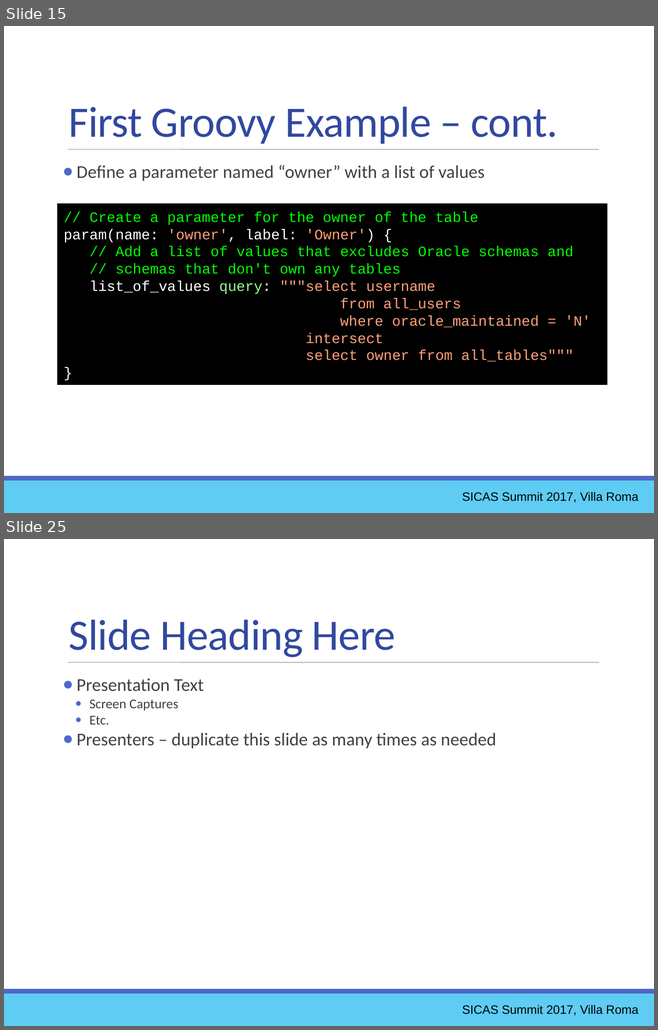
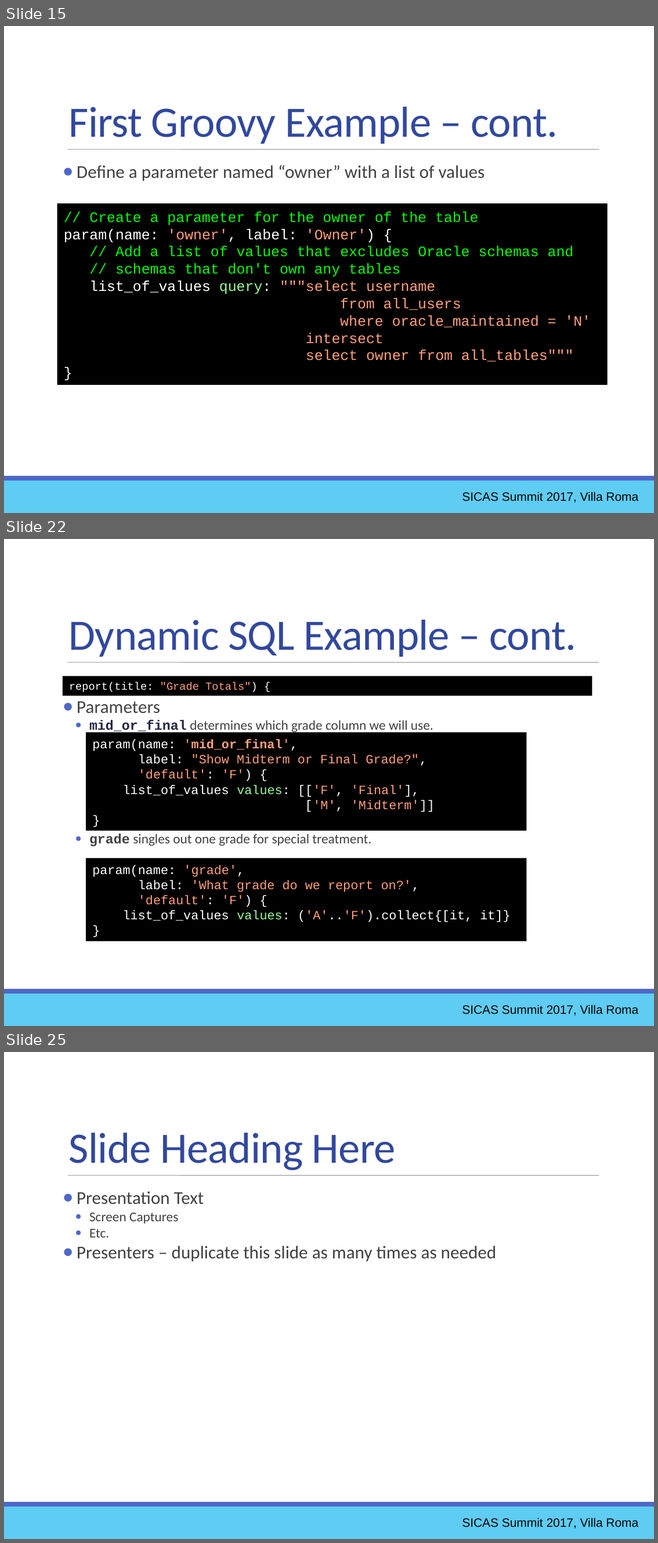
Before and after one commit to ewcole/simple_report, a slide deck: docs/SICAS_2017/Cole_Drop-In Reporting with Groovy.pptx. Shown one above the other, each under a label of ours: slides 15 and 25 before the commit, slides 15, 22 and 25 after it; the slides between them are not shown. The pictures are 658x1030 and 658x1543 pixels, drawn with LibreOffice and Linux fonts; fonts in the diff are those of the drawing. Boxes give left, top, right and bottom in pixels: in the first picture for what was removed or moved away, otherwise in the second. Text is boxed around its words. In the diff, an @@ line names an element or a change of style, - is before the commit and + after.

Commit message:
Complete Groovy SQL and dynamic SQL examples

```diff
--- a/docs/SICAS_2017/Cole_Drop-In Reporting with Groovy.pptx
+++ b/docs/SICAS_2017/Cole_Drop-In Reporting with Groovy.pptx
@@ slide 22 added at [4,539,654,1026], background #FFFFFF; not listed: 3 template elements that a slide beside it also shows @@
@@ text added at [69,620,576,657], 48 pt, text #31489F @@
+Dynamic SQL Example – cont.
@@ rectangle added at [63,676,592,696], fill #000000, 12 pt, text #FFFFFF @@
+report(title: "Grade Totals") {
@@ text added at [76,701,433,846], 15 pt, text #404040 @@
+● Parameters
+      ● mid_or_final determines which grade column we will use.
+      ● grade singles out one grade for special treatment.
@@ rectangle added at [86,733,526,831], fill #000000, 14 pt, text #FFA07A @@
+param(name: 'mid_or_final',
+label: "Show Midterm or Final Grade?",
+'default': 'F') {
+list_of_values values: [['F', 'Final'],
+['M', 'Midterm']]
+}
@@ rectangle added at [86,858,526,941], fill #000000, 14 pt, text #FFFFFF @@
+param(name: 'grade',
+label: 'What grade do we report on?',
+'default': 'F') {
+list_of_values values: ('A'..'F').collect{[it, it]}
+}
@@ text added at [462,1005,638,1016], 13.5 pt, text #000000 @@
+SICAS Summit 2017, Villa Roma
```
Also in this commit, not shown: 10 slides changed, 1 other slide added, 3 slides removed, 1 other file.
